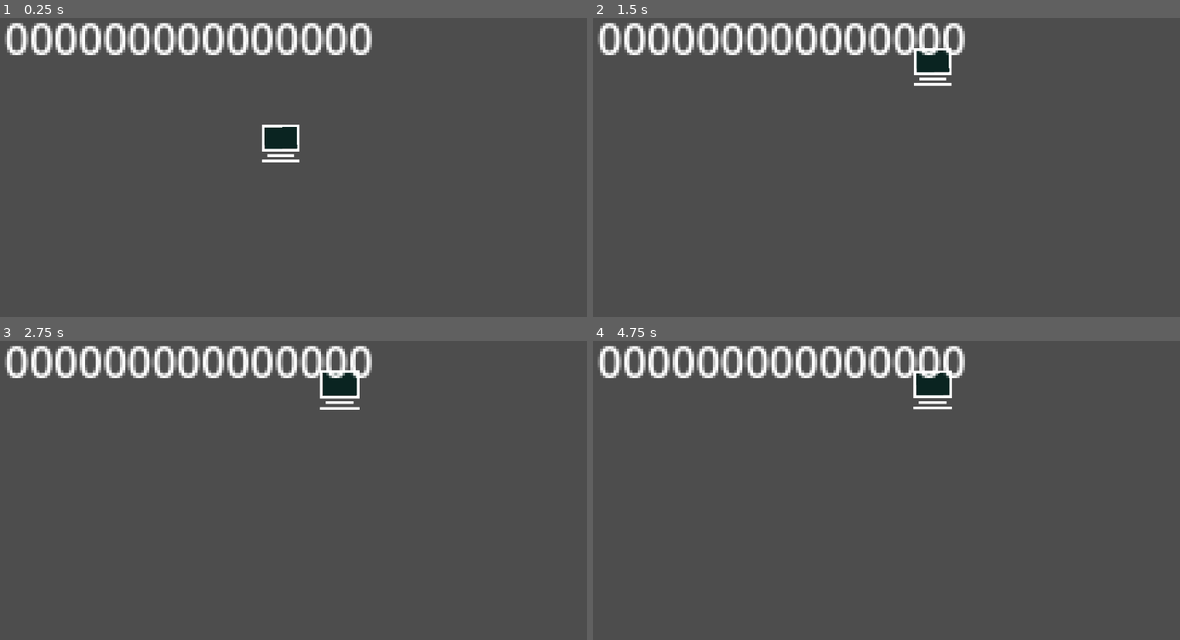
Above: before the commit, frames 1-4 (two rows, left to right).
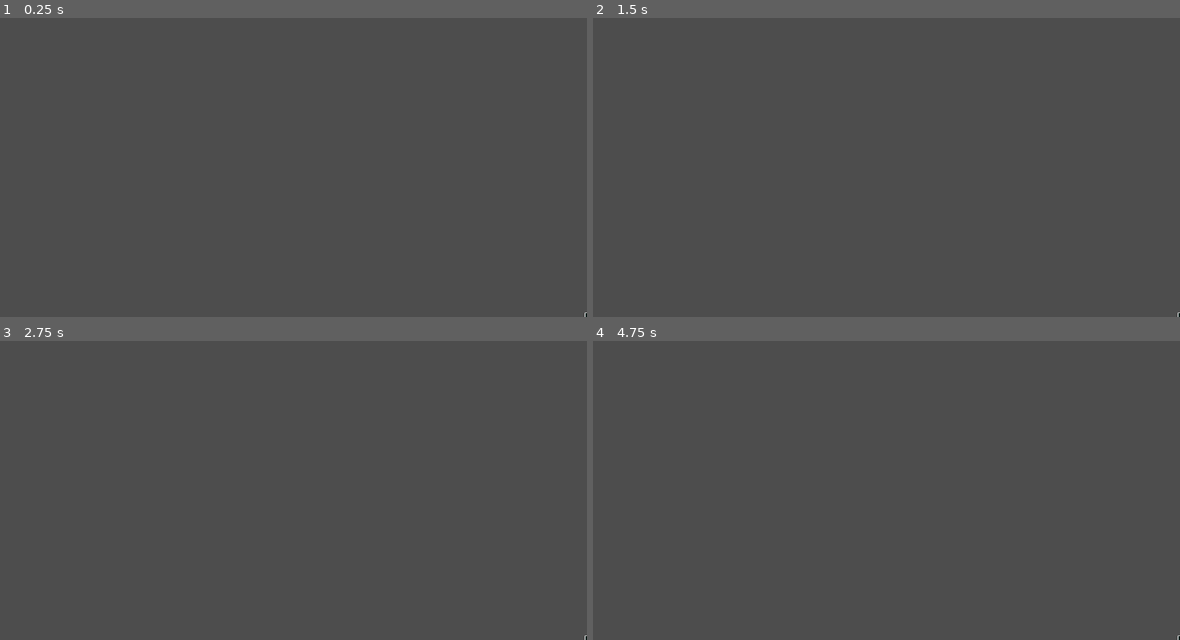
Above: after the commit, the same moments.

Repository: DscrtDv/NetClicker
Game: Godot game, scene res://Main/main.tscn
Two runs of this game, one before a commit and one after it. Both use one fixed random seed, a clock stepped at 60 frames per second and the inputs below.
Inputs (mouse positions are in pixels of both pictures, inside the frame that each line leads up to):
- Up to frame 1 (0.25 s): no input
- Up to frame 2 (1.5 s): tap Enter at 0.5 s; drag from (874, 143) to (933, 65) at 0.52 s; tap Space at 1.25 s; drag from (745, 161) to (933, 65) at 1.27 s
- Up to frame 3 (2.75 s): move the mouse to (340, 388) at 2.02 s; hold Middle mouse button (middle_click, bound only after the com… from 2.03 s (still down); click (340, 388) at 2.3 s
- Up to frame 4 (4.75 s): release Middle mouse button (middle_click, bound only after the com… at 2.75 s; tap Enter at 2.75, 4.25 s; drag from (839, 535) to (686, 415) at 2.77 s; tap Space at 3.5 s; move the mouse to (1056, 517) at 3.52 s; hold Middle mouse button (middle_click, bound only after the com… 3.53-4.25 s; right-click (1056, 517) at 3.6 s; click (1056, 517) at 3.67 s; drag from (686, 415) to (933, 388) at 4.27 s

The runs differ from the first frame. In frame 1, 4.8% of the frame differs, in the area x 0-100%, y 1-100%; in frame 2, 4.7%; in frame 3, 4.8%; in frame 4, 4.7%.

Commit message:
[+] Camera, 2D LOD system, and selection bracket
Camera:
- New Camera2D scene with middle-click pan and scroll-wheel zoom
- Zoom centers on cursor position; clamped between 0.5x and 3.0x
- Emits LOD level changes via SignalBus when crossing zoom threshold (0.85x)

LOD system:
- New LODObject base class; Clicker now extends it
- SignalBus extended with lod_changed signal and current_lod state
- Computer scene restructured with DetailView / ProxyView children
- ProxyView uses a procedural Polygon2D circle (draw_circle.gd)
- Proxy color reflects power state: white (off) / teal (on)

SelectionBracket:
- New reusable scene drawing procedural corner brackets via _draw()
- Exposes on_hover(), on_grab(), on_release(), on_exit() methods
- Sizes and colors fully configurable via exported properties
- Integrated into Computer with animated hover → grab → release states
- Fixed bracket resetting to hover size when mouse exits during grab

Diff:
--- a/Clickers/Computer/computer.gd
+++ b/Clickers/Computer/computer.gd
@@ -1,7 +1,9 @@
 extends Clicker
 class_name Computer
 
-@onready var screen     := $Screen
+@onready var screen     := $DetailView/Screen
+@onready var proxy      := $ProxyView/Polygon2D
+@onready var bracket    := $SelectionBracket
 
 signal computer_on(bit_ps : int)
 signal computer_off(bit_ps : int)
@@ -18,9 +20,11 @@
 var hover_scale := Vector2(1.05, 1.05)
 var normal_scale := Vector2(1.0, 1.0)
 
-
 func _ready() -> void:
+	super._ready()
 	screen.modulate = screen_off_color
+	proxy.color = Color.WHITE
+	bracket.visible = false
 	clicker_type = "Computer"
 	SignalBus.clicker_spawned.emit(self)
 
@@ -31,10 +35,13 @@
 func _input(_event: InputEvent) -> void:
 	if Input.is_action_just_pressed("left_click") and mouse_over or grabbing:
 		global_position -= deltaPos
-		grabbing = true
+		if not grabbing:
+			grabbing = true
+			bracket.on_grab()
 	if Input.is_action_just_released("left_click"):
 		if grabbing:
 			grabbing = false
+			bracket.on_release(mouse_over)
 	if Input.is_action_just_pressed("right_click") and mouse_over:
 		powered = not powered
 		print("[!]Computer state changed ", powered)
@@ -44,27 +51,30 @@
 				boost = 2
 				enable_boost()
 			screen.modulate = screen_on_color
+			proxy.color = screen_on_color
 			computer_on.emit(get_bit_ps())
 		else:
 			print("[!]Computer powered off")
 			screen.modulate = screen_off_color
+			proxy.color = Color.WHITE
 			if is_boosted:
 				disable_boost()
 			computer_off.emit(get_bit_ps())
 
 func _on_mouse_entered() -> void:
 	mouse_over = true
-	if (powered):
+	if not grabbing:
+		bracket.on_hover()
+	if powered:
 		boost = 2
 		enable_boost()
-	var tween = create_tween()
-	tween.tween_property(self, "scale", hover_scale, 0.15)
+	create_tween().tween_property(self, "scale", hover_scale, 0.15)
 
 func _on_mouse_exited() -> void:
 	if not grabbing:
 		mouse_over = false
+		bracket.on_exit()
 		boost = 1
 		if is_boosted:
 			disable_boost()
-		var tween = create_tween()
-		tween.tween_property(self, "scale", normal_scale, 0.15)
+		create_tween().tween_property(self, "scale", normal_scale, 0.15)
--- a/Clickers/Computer/computer.tscn
+++ b/Clickers/Computer/computer.tscn
@@ -2,6 +2,8 @@
 
 [ext_resource type="Texture2D" uid="uid://3ca7spxk4kho" path="res://Clickers/Computer/computer.png" id="1_rey4t"]
 [ext_resource type="Script" uid="uid://gi2p7lfmq7u" path="res://Clickers/Computer/computer.gd" id="2_pepyb"]
+[ext_resource type="Script" uid="uid://ygteul6sy1v" path="res://Clickers/Computer/draw_circle.gd" id="3_k4hgw"]
+[ext_resource type="PackedScene" uid="uid://eq5qe8h2jjlw" path="res://UI/SelectionBracket/selection_bracket.tscn" id="4_o2v8j"]
 
 [sub_resource type="RectangleShape2D" id="RectangleShape2D_rey4t"]
 size = Vector2(14, 14)
@@ -9,15 +11,18 @@
 [node name="Computer" type="Node2D" unique_id=2088399027 groups=["Clickers"]]
 script = ExtResource("2_pepyb")
 
-[node name="Area2D" type="Area2D" parent="." unique_id=200707715]
+[node name="DetailView" type="Node2D" parent="." unique_id=1456602839]
+visible = false
 
-[node name="CollisionShape2D" type="CollisionShape2D" parent="Area2D" unique_id=963529623]
+[node name="Area2D" type="Area2D" parent="DetailView" unique_id=200707715]
+
+[node name="CollisionShape2D" type="CollisionShape2D" parent="DetailView/Area2D" unique_id=963529623]
 shape = SubResource("RectangleShape2D_rey4t")
 
-[node name="Sprite2D" type="Sprite2D" parent="." unique_id=1444262149]
+[node name="Sprite2D" type="Sprite2D" parent="DetailView" unique_id=1444262149]
 texture = ExtResource("1_rey4t")
 
-[node name="Screen" type="ColorRect" parent="." unique_id=1805995765]
+[node name="Screen" type="ColorRect" parent="DetailView" unique_id=1805995765]
 offset_left = -6.0
 offset_top = -6.0
 offset_right = 6.0
@@ -26,5 +31,12 @@
 mouse_filter = 2
 color = Color(0.19215687, 0.7176471, 0.6431373, 1)
 
-[connection signal="mouse_entered" from="Area2D" to="." method="_on_mouse_entered"]
-[connection signal="mouse_exited" from="Area2D" to="." method="_on_mouse_exited"]
+[node name="ProxyView" type="Node2D" parent="." unique_id=509203933]
+
+[node name="Polygon2D" type="Polygon2D" parent="ProxyView" unique_id=1258429079]
+script = ExtResource("3_k4hgw")
+
+[node name="SelectionBracket" parent="." unique_id=886589189 instance=ExtResource("4_o2v8j")]
+
+[connection signal="mouse_entered" from="DetailView/Area2D" to="." method="_on_mouse_entered"]
+[connection signal="mouse_exited" from="DetailView/Area2D" to="." method="_on_mouse_exited"]
--- /dev/null
+++ b/Clickers/Computer/draw_circle.gd
@@ -0,0 +1,10 @@
+extends Polygon2D
+
+func _ready() -> void:
+    var points := PackedVector2Array()
+    var radius := 10.0
+    var steps := 16
+    for i in steps:
+        var angle := (TAU / steps) * i
+        points.append(Vector2(cos(angle), sin(angle)) * radius)
+    polygon = points
--- a/Clickers/clicker.gd
+++ b/Clickers/clicker.gd
@@ -1,4 +1,4 @@
-extends Node2D
+extends LODObject
 class_name Clicker
 
 signal bits_updated(bit_ps : int, is_boosted : bool)
@@ -9,6 +9,7 @@
 @export var is_boosted : bool        = false
 
 func _ready() -> void:
+    super._ready()
     add_to_group("Clickers")
 
 func get_bit_ps() -> int:
--- /dev/null
+++ b/Clickers/lod_object.gd
@@ -0,0 +1,12 @@
+extends Node2D
+class_name LODObject
+
+func _ready() -> void:
+	SignalBus.lod_changed.connect(_on_lod_changed)
+	_on_lod_changed(SignalBus.current_lod)
+
+func _on_lod_changed(level: int) -> void:
+	var detail := get_node_or_null("DetailView")
+	var proxy  := get_node_or_null("ProxyView")
+	if detail: detail.visible = level == 0
+	if proxy:  proxy.visible  = level == 1
--- /dev/null
+++ b/Main/Camera/camera.gd
@@ -0,0 +1,43 @@
+extends Camera2D
+
+const ZOOM_STEP := 0.1
+const ZOOM_MIN := Vector2(0.5, 0.5)
+const ZOOM_MAX := Vector2(3.0, 3.0)
+const LOD_THRESHOLD := 0.85
+
+var _dragging := false
+
+
+func _ready() -> void:
+	_emit_lod_if_changed(zoom.x)
+
+func _emit_lod_if_changed(zoom_x: float) -> void:
+	var level := 0 if zoom_x >= LOD_THRESHOLD else 1
+	if level != SignalBus.current_lod:
+		SignalBus.current_lod = level
+		SignalBus.lod_changed.emit(level)
+
+
+func _unhandled_input(event: InputEvent) -> void:
+	if event.is_action_pressed("middle_click"):
+		_dragging = true
+
+	if event.is_action_released("middle_click"):
+		_dragging = false
+
+	if event is InputEventMouseMotion and _dragging:
+		global_position -= event.relative / zoom
+
+	if event is InputEventMouseButton:
+		var direction := 0
+		if event.button_index == MOUSE_BUTTON_WHEEL_UP:
+			direction = 1
+		elif event.button_index == MOUSE_BUTTON_WHEEL_DOWN:
+			direction = -1
+
+		if direction != 0:
+			var mouse_viewport := get_viewport().get_mouse_position() - get_viewport_rect().size / 2.0
+			var old_zoom := zoom
+			zoom = clamp(zoom + Vector2(ZOOM_STEP, ZOOM_STEP) * direction, ZOOM_MIN, ZOOM_MAX)
+			global_position += mouse_viewport / old_zoom - mouse_viewport / zoom
+			_emit_lod_if_changed(zoom.x)
--- /dev/null
+++ b/Main/Camera/camera.tscn
@@ -0,0 +1,6 @@
+[gd_scene format=3 uid="uid://bky7o4xomln2s"]
+
+[ext_resource type="Script" uid="uid://i4rcccyaubh5" path="res://Main/Camera/camera.gd" id="1_2ufuw"]
+
+[node name="Camera2D" type="Camera2D" unique_id=2093055837]
+script = ExtResource("1_2ufuw")
--- a/Main/main.tscn
+++ b/Main/main.tscn
@@ -3,16 +3,16 @@
 [ext_resource type="PackedScene" uid="uid://dygktvrk0wt77" path="res://Clickers/Computer/computer.tscn" id="1_2w1kt"]
 [ext_resource type="Script" uid="uid://6kyxv2o1dvs5" path="res://Main/main.gd" id="1_qvhan"]
 [ext_resource type="PackedScene" uid="uid://cmymnh1b10lkv" path="res://UI/Counter/click_counter.tscn" id="2_2w1kt"]
+[ext_resource type="PackedScene" uid="uid://bky7o4xomln2s" path="res://Main/Camera/camera.tscn" id="4_eunhr"]
 
 [node name="Main" type="Node2D" unique_id=1578416008]
 script = ExtResource("1_qvhan")
-
-[node name="Camera2D" type="Camera2D" parent="." unique_id=1060155789]
-position = Vector2(578, 323)
-zoom = Vector2(5, 5)
 
 [node name="Computer" parent="." unique_id=2088399027 instance=ExtResource("1_2w1kt")]
 position = Vector2(579, 323)
 
 [node name="Counter" parent="." unique_id=1342311751 instance=ExtResource("2_2w1kt")]
+visible = false
 position = Vector2(476, 272)
+
+[node name="Camera2D" parent="." unique_id=2093055837 instance=ExtResource("4_eunhr")]
--- a/Main/signalBus.gd
+++ b/Main/signalBus.gd
@@ -1,3 +1,6 @@
 extends Node
 
 signal clicker_spawned(node : Node)
+signal lod_changed(level : int)
+
+var current_lod : int = 0
--- /dev/null
+++ b/UI/SelectionBracket/selection_bracket.gd
@@ -0,0 +1,44 @@
+extends Node2D
+
+@export var hover_size := Vector2(26, 26)
+@export var grab_size  := Vector2(20, 20)
+@export var corner_len := 5.0
+@export var thickness  := 1.5
+@export var color      := Color.WHITE
+
+var size := Vector2(20, 20):
+	set(v):
+		size = v
+		queue_redraw()
+
+
+func on_hover() -> void:
+	visible = true
+	create_tween().tween_property(self, "size", hover_size, 0.1)
+
+func on_grab() -> void:
+	create_tween().tween_property(self, "size", grab_size, 0.08)
+
+func on_release(is_hovering: bool) -> void:
+	if is_hovering:
+		create_tween().tween_property(self, "size", hover_size, 0.1)
+	else:
+		visible = false
+
+func on_exit() -> void:
+	visible = false
+
+
+func _draw() -> void:
+	var h := size / 2
+	var c := corner_len
+	var corners := [
+		[-h.x, -h.y, Vector2.RIGHT, Vector2.DOWN],
+		[ h.x, -h.y, Vector2.LEFT,  Vector2.DOWN],
+		[-h.x,  h.y, Vector2.RIGHT, Vector2.UP  ],
+		[ h.x,  h.y, Vector2.LEFT,  Vector2.UP  ],
+	]
+	for corner in corners:
+		var p := Vector2(corner[0], corner[1])
+		draw_line(p, p + corner[2] * c, color, thickness)
+		draw_line(p, p + corner[3] * c, color, thickness)
--- /dev/null
+++ b/UI/SelectionBracket/selection_bracket.tscn
@@ -0,0 +1,8 @@
+[gd_scene format=3 uid="uid://eq5qe8h2jjlw"]
+
+[ext_resource type="Script" uid="uid://dt1f0gcu83tpc" path="res://UI/SelectionBracket/selection_bracket.gd" id="1_33v3a"]
+
+[node name="SelectionBracket" type="Node2D" unique_id=886589189]
+rotation = 0.0012421173
+script = ExtResource("1_33v3a")
+thickness = 1.2
--- a/project.godot
+++ b/project.godot
@@ -38,6 +38,11 @@
 "events": [Object(InputEventMouseButton,"resource_local_to_scene":false,"resource_name":"","device":-1,"window_id":0,"a …(256 unchanged characters)…
 ]
 }
+middle_click={
+"deadzone": 0.2,
+"events": [Object(InputEventMouseButton,"resource_local_to_scene":false,"resource_name":"","device":-1,"window_id":0,"alt_pressed":false,"shift_pressed":false,"ctrl_pressed":false,"meta_pressed":false,"button_mask":4,"position":Vector2(279, 27),"global_position":Vector2(291, 87),"factor":1.0,"button_index":3,"canceled":false,"pressed":true,"double_click":false,"script":null)
+]
+}
 
 [rendering]
 
Not shown, added: Clickers/Computer/draw_circle.gd.uid
Not shown, added: Clickers/lod_object.gd.uid
Not shown, added: Main/Camera/camera.gd.uid
Not shown, added: UI/SelectionBracket/selection_bracket.gd.uid
